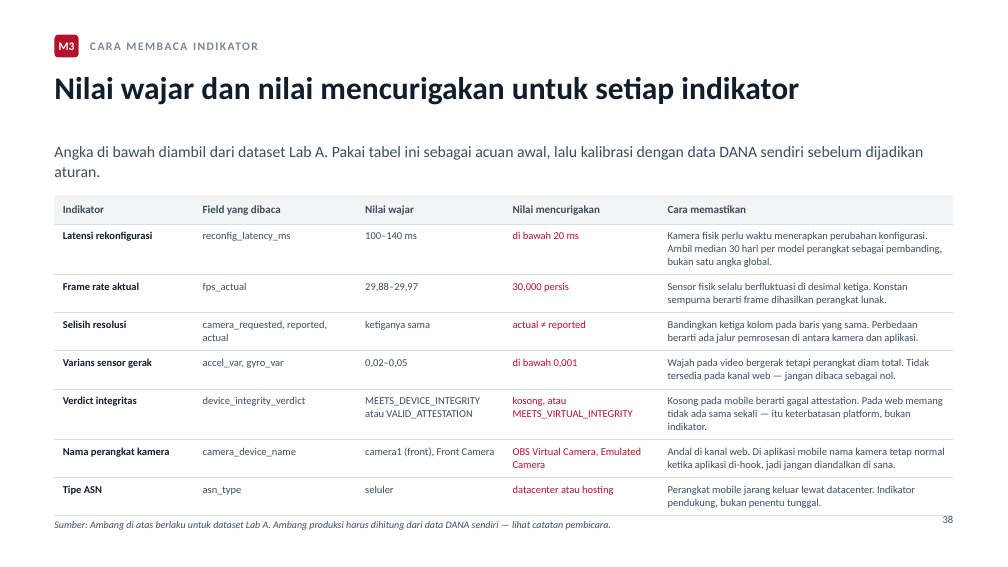
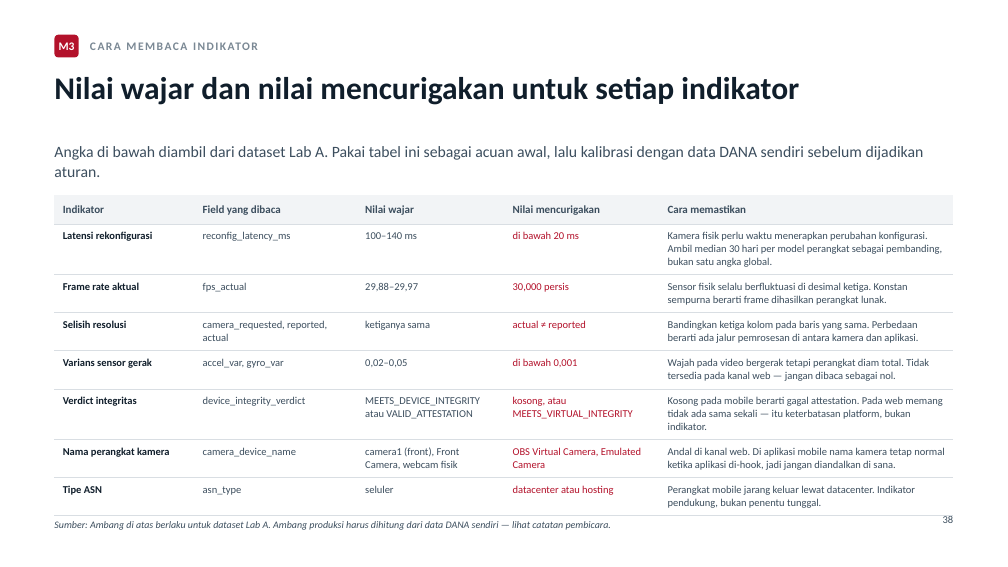
Before and after one commit to bosen/angkot, a slide deck: slide 46 of deck/Deck_Workshop_2Hari.pptx. Drawn at 1008x567 pixels with LibreOffice and Linux fonts; fonts in the diff are those of the drawing. Boxes give left, top, right and bottom in pixels: in the first picture for what was removed or moved away, otherwise in the second. Text is boxed around its words. In the diff, an @@ line names an element or a change of style, - is before the commit and + after.

```diff
--- a/deck/Deck_Workshop_2Hari.pptx
+++ b/deck/Deck_Workshop_2Hari.pptx
@@ table at <box>54,195,954,512</box> @@
-row 7, column 3: camera1 (front), Front Camera
+row 7, column 3: camera1 (front), Front Camera, webcam fisik
```
Also in this commit, not shown: 2 other slides changed, 3 other files.
